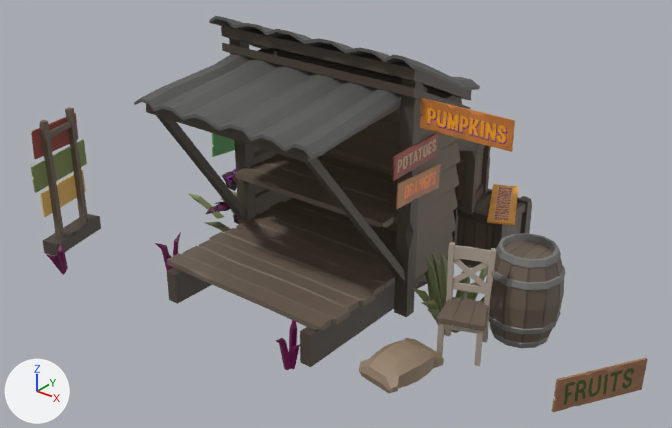
One commit to the glTF model models/environment/storefront.gltf: the scene before it, then after it.
Before and after are seen from a 50 mm lens placed at (6.27, -8.6, 6.28), pointed at (-0.17, -0.54, 1.29). The lights are fixed; the arrows at lower left show +X, +Y and +Z. Where no turn or scale is listed for an object, it has been applied to the vertices.

The scene before the commit, as lines of its bpy script (objects in view):
```python
ob_sm_generic_grass_patch_01__77 = bpy.data.objects.new('SM_Generic_Grass_Patch_01__77_', me_scene_006)
ob_sm_generic_grass_patch_01__77.location = (-3.56, -2.25, 0.11)
ob_sm_generic_grass_patch_01__77.rotation_euler = (1.32, 0.355, -1.529)  # degrees (76, 20, -88)
ob_sm_generic_grass_patch_01__77.scale = (0.009, 0.009, 0.009)
ob_sm_generic_grass_patch_03__89 = bpy.data.objects.new('SM_Generic_Grass_Patch_03__89_', me_scene)
ob_sm_generic_grass_patch_03__89.location = (1.19, -0.04, 0.02)
ob_sm_prop_barrel_01__51 = bpy.data.objects.new('SM_Prop_Barrel_01__51_', me_scene_005)
ob_sm_prop_barrel_01__51.location = (2.1, 0.14, 0.14)
ob_sm_prop_barrel_01__51.rotation_euler = (1.571, 0.0, 0.0)  # degrees (90, 0, 0)
ob_sm_prop_barrel_01__51.scale = (0.01, 0.01, 0.01)
ob_sm_prop_crate_01__56 = bpy.data.objects.new('SM_Prop_Crate_01__56_', me_scene_003)
ob_sm_prop_crate_01__56.location = (0.38, 1.21, 1.03)
ob_sm_prop_crate_01__56.rotation_euler = (1.571, 0.0, 1.847)  # degrees (90, 0, 106)
ob_sm_prop_crate_01__56.scale = (0.01, 0.01, 0.01)
ob_sm_prop_plant_potato_01_l__57 = bpy.data.objects.new('SM_Prop_Plant_Potato_01_L__57_', me_scene_002)
ob_sm_prop_plant_potato_01_l__57.location = (-2.35, 0.02, 0.18)
ob_sm_prop_sign_apples_01 = bpy.data.objects.new('SM_Prop_Sign_Apples_01', me_scene_008)
ob_sm_prop_sign_apples_01.location = (-3.87, -1.87, 1.63)
ob_sm_prop_sign_cucumbers_01 = bpy.data.objects.new('SM_Prop_Sign_Cucumbers_01', me_scene_004)
ob_sm_prop_sign_cucumbers_01.location = (-1.97, -0.3, 1.64)
ob_sm_prop_sign_strawberries_01 = bpy.data.objects.new('SM_Prop_Sign_Strawberries_01', me_scene_013)
ob_sm_prop_sign_strawberries_01.location = (1.23, 1.49, 1.06)
ob_sm_prop_signpost_02 = bpy.data.objects.new('SM_Prop_SignPost_02', me_scene_007)
ob_sm_prop_signpost_02.location = (-3.82, -1.85, 0.38)
# also in view: 'SM_Prop_Sign_Fruit_01' at (3.81, -1.7, 1.22); 'SM_Prop_Chair_01__32_' at (1.86, -0.77, 0.88); 'SM_Generic_Grass_Patch_01__67_' at (0.37, -2.02, 0.33); 'SM_Prop_Sign_Peaches_01' at (-3.88, -1.86, 1.39); 'SM_Bld_ProduceStand_01' at (-0.6, -0.61, 1.82)
```
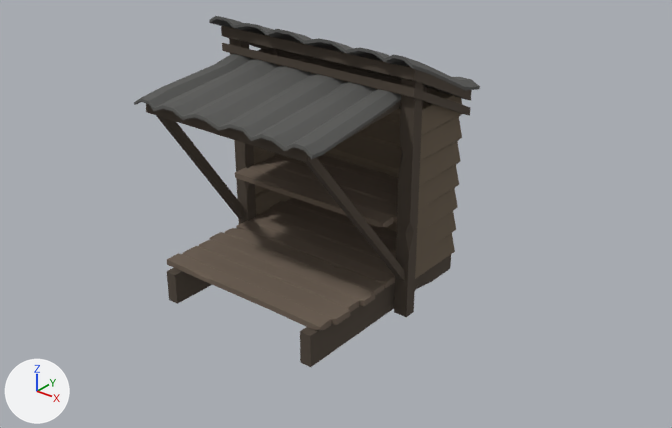
The newer file is also turned or shifted as a whole; pictures and numbers use the older file's frame.

Changed parts and their boxes [x1, y1, x2, y2] in the pictures (672 x 428 px):
'SM_Bld_ProduceStand_01', surface changed (grey to brown)
    both: [164, 39, 480, 365]
'SM_Prop_Barrel_01__51_', deleted
    before: [486, 233, 566, 348]
'SM_Prop_Chair_01__32_', deleted
    before: [437, 242, 497, 366]
'SM_Prop_SignPost_02', deleted
    before: [39, 108, 101, 256]
'SM_Prop_Sign_Pumpkins_01', deleted (orange)
    before: [420, 98, 515, 152]
'SM_Prop_Sign_Fruit_01', deleted (brown)
    before: [552, 358, 648, 412]
'SM_Prop_GrainBag_01__30_', deleted (brown)
    before: [359, 338, 444, 393]
'SM_Prop_Crate_01__55_', deleted
    before: [452, 189, 532, 271]
'SM_Prop_Crate_01__56_', deleted
    before: [455, 139, 491, 215]
'SM_Generic_Grass_Patch_03__89_', deleted (green)
    before: [412, 252, 488, 335]
'SM_Prop_Sign_Potatoes_01', deleted (brown)
    before: [393, 132, 438, 181]
'SM_Prop_Sign_Oranges_01', deleted (brown)
    before: [396, 164, 441, 209]
'SM_Prop_Sign_Peaches_01', deleted (green)
    before: [31, 139, 87, 193]
'SM_Prop_Sign_Strawberries_01', deleted (brown)
    before: [487, 184, 518, 225]
'SM_Prop_Sign_Plums_01', deleted (brown)
    before: [40, 169, 86, 217]
'SM_Prop_Sign_Apples_01', deleted (brown)
    before: [31, 113, 78, 159]
'SM_Generic_Grass_Patch_01__67_', deleted
    before: [276, 320, 300, 370]
'SM_Prop_Plant_Potato_01_L__57_', deleted
    before: [206, 169, 239, 224]
'SM_Prop_Sign_Cucumbers_01', deleted
    before: [212, 133, 235, 157]
'SM_Generic_Grass_Patch_02__76_', deleted
    before: [188, 191, 237, 232]
'SM_Generic_Grass_Patch_01__77_', deleted
    before: [46, 242, 68, 275]
'SM_Generic_Grass_Patch_01__66_', deleted
    before: [155, 232, 181, 271]

Patch to the scene script:
```diff
--- a/models/environment/storefront.gltf.py
+++ b/models/environment/storefront.gltf.py
@@ mat_polygonfarm_01_a @@
 mat_polygonfarm_01_a.texture = img_polygonfarm_texture_01_a
-mat_polygonfarm_01_a.roughness = 0.553
+mat_polygonfarm_01_a.roughness = 1.0
@@ ob_sm_generic_grass_patch_03__89 @@
-ob_sm_generic_grass_patch_03__89 = bpy.data.objects.new('SM_Generic_Grass_Patch_03__89_', me_scene)
@@ ob_sm_prop_plant_potato_01_l__57 @@
-ob_sm_prop_plant_potato_01_l__57 = bpy.data.objects.new('SM_Prop_Plant_Potato_01_L__57_', me_scene_002)
@@ ob_sm_prop_crate_01__56 @@
-ob_sm_prop_crate_01__56 = bpy.data.objects.new('SM_Prop_Crate_01__56_', me_scene_003)
@@ ob_sm_prop_sign_cucumbers_01 @@
-ob_sm_prop_sign_cucumbers_01 = bpy.data.objects.new('SM_Prop_Sign_Cucumbers_01', me_scene_004)
@@ ob_sm_prop_barrel_01__51 @@
-ob_sm_prop_barrel_01__51 = bpy.data.objects.new('SM_Prop_Barrel_01__51_', me_scene_005)
@@ ob_sm_generic_grass_patch_01__77 @@
-ob_sm_generic_grass_patch_01__77 = bpy.data.objects.new('SM_Generic_Grass_Patch_01__77_', me_scene_006)
@@ ob_sm_prop_signpost_02 @@
-ob_sm_prop_signpost_02 = bpy.data.objects.new('SM_Prop_SignPost_02', me_scene_007)
@@ ob_sm_prop_sign_apples_01 @@
-ob_sm_prop_sign_apples_01 = bpy.data.objects.new('SM_Prop_Sign_Apples_01', me_scene_008)
@@ ob_sm_prop_sign_peaches_01 @@
-ob_sm_prop_sign_peaches_01 = bpy.data.objects.new('SM_Prop_Sign_Peaches_01', me_scene_009)
@@ ob_sm_prop_sign_plums_01 @@
-ob_sm_prop_sign_plums_01 = bpy.data.objects.new('SM_Prop_Sign_Plums_01', me_scene_010)
@@ ob_sm_generic_grass_patch_01__66 @@
-ob_sm_generic_grass_patch_01__66 = bpy.data.objects.new('SM_Generic_Grass_Patch_01__66_', me_scene_006)
@@ ob_sm_prop_grainbag_01__30 @@
-ob_sm_prop_grainbag_01__30 = bpy.data.objects.new('SM_Prop_GrainBag_01__30_', me_scene_011)
@@ ob_sm_generic_grass_patch_02__76 @@
-ob_sm_generic_grass_patch_02__76 = bpy.data.objects.new('SM_Generic_Grass_Patch_02__76_', me_scene_012)
@@ ob_sm_prop_sign_strawberries_01 @@
-ob_sm_prop_sign_strawberries_01 = bpy.data.objects.new('SM_Prop_Sign_Strawberries_01', me_scene_013)
@@ ob_sm_prop_sign_pumpkins_01 @@
-ob_sm_prop_sign_pumpkins_01 = bpy.data.objects.new('SM_Prop_Sign_Pumpkins_01', me_scene_014)
@@ ob_sm_prop_crate_01__55 @@
-ob_sm_prop_crate_01__55 = bpy.data.objects.new('SM_Prop_Crate_01__55_', me_scene_003)
@@ ob_sm_prop_chair_01__32 @@
-ob_sm_prop_chair_01__32 = bpy.data.objects.new('SM_Prop_Chair_01__32_', me_scene_015)
@@ ob_sm_prop_sign_potatoes_01 @@
-ob_sm_prop_sign_potatoes_01 = bpy.data.objects.new('SM_Prop_Sign_Potatoes_01', me_scene_016)
@@ ob_sm_prop_sign_oranges_01 @@
-ob_sm_prop_sign_oranges_01 = bpy.data.objects.new('SM_Prop_Sign_Oranges_01', me_scene_017)
@@ ob_sm_prop_sign_fruit_01 @@
-ob_sm_prop_sign_fruit_01 = bpy.data.objects.new('SM_Prop_Sign_Fruit_01', me_scene_019)
@@ ob_sm_generic_grass_patch_01__67 @@
-ob_sm_generic_grass_patch_01__67 = bpy.data.objects.new('SM_Generic_Grass_Patch_01__67_', me_scene_006)
```
